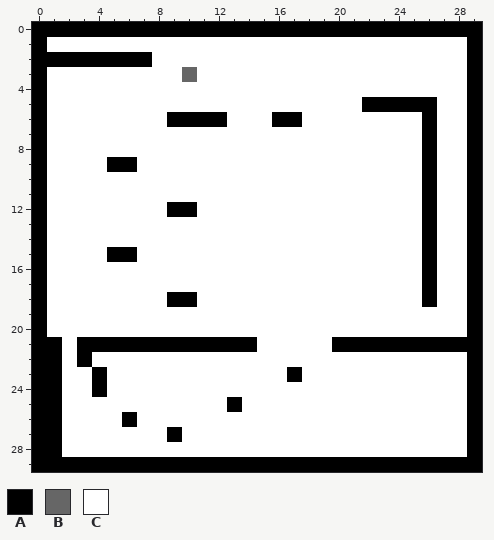
One commit to this pixel-art sprite: res/maps/default.png. That is the earlier state.
The file is 30x30 pixels.
Palette (. is transparent): A #000000  B #666666  C #ffffff
Pixels before, first column x 0:
 0 AAAAAAAAAAAAAAAAAAAAAAAAAAAAAA
 1 ACCCCCCCCCCCCCCCCCCCCCCCCCCCCA
 2 AAAAAAAACCCCCCCCCCCCCCCCCCCCCA
 3 ACCCCCCCCCBCCCCCCCCCCCCCCCCCCA
 4 ACCCCCCCCCCCCCCCCCCCCCCCCCCCCA
 5 ACCCCCCCCCCCCCCCCCCCCCAAAAACCA
 6 ACCCCCCCCAAAACCCAACCCCCCCCACCA
 7 ACCCCCCCCCCCCCCCCCCCCCCCCCACCA
 8 ACCCCCCCCCCCCCCCCCCCCCCCCCACCA
 9 ACCCCAACCCCCCCCCCCCCCCCCCCACCA
10 ACCCCCCCCCCCCCCCCCCCCCCCCCACCA
11 ACCCCCCCCCCCCCCCCCCCCCCCCCACCA
12 ACCCCCCCCAACCCCCCCCCCCCCCCACCA
13 ACCCCCCCCCCCCCCCCCCCCCCCCCACCA
14 ACCCCCCCCCCCCCCCCCCCCCCCCCACCA
15 ACCCCAACCCCCCCCCCCCCCCCCCCACCA
16 ACCCCCCCCCCCCCCCCCCCCCCCCCACCA
17 ACCCCCCCCCCCCCCCCCCCCCCCCCACCA
18 ACCCCCCCCAACCCCCCCCCCCCCCCACCA
19 ACCCCCCCCCCCCCCCCCCCCCCCCCCCCA
20 ACCCCCCCCCCCCCCCCCCCCCCCCCCCCA
21 AACAAAAAAAAAAAACCCCCAAAAAAAAAA
22 AACACCCCCCCCCCCCCCCCCCCCCCCCCA
23 AACCACCCCCCCCCCCCACCCCCCCCCCCA
24 AACCACCCCCCCCCCCCCCCCCCCCCCCCA
25 AACCCCCCCCCCCACCCCCCCCCCCCCCCA
26 AACCCCACCCCCCCCCCCCCCCCCCCCCCA
27 AACCCCCCCACCCCCCCCCCCCCCCCCCCA
28 AACCCCCCCCCCCCCCCCCCCCCCCCCCCA
29 AAAAAAAAAAAAAAAAAAAAAAAAAAAAAA
New version:
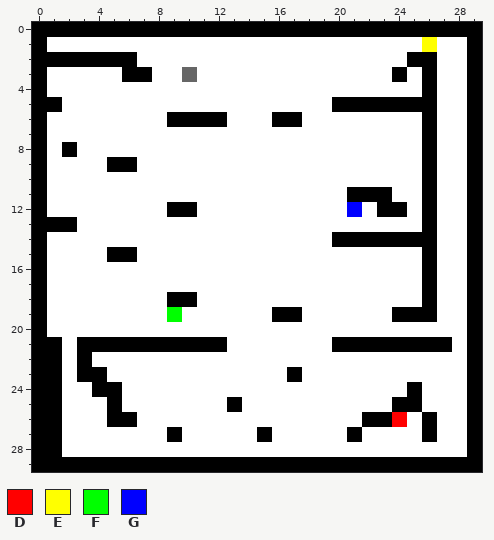
Colours new in this view: D #ff0000  E #ffff00  F #00ff00  G #0000ff
Changes in this commit:
{"y":1,"x":26,"old":"C","new":"E"}
{"y":2,"x":7,"old":"A","new":"C"}
{"y":2,"x":25,"old":"CC","new":"AA"}
{"y":3,"x":6,"old":"CC","new":"AA"}
{"y":3,"x":24,"old":"C","new":"A"}
{"y":3,"x":26,"old":"C","new":"A"}
{"y":4,"x":26,"old":"C","new":"A"}
{"y":5,"x":1,"old":"C","new":"A"}
{"y":5,"x":20,"old":"CC","new":"AA"}
{"y":8,"x":2,"old":"C","new":"A"}
{"y":11,"x":21,"old":"CCC","new":"AAA"}
{"y":12,"x":21,"old":"C","new":"G"}
{"y":12,"x":23,"old":"CC","new":"AA"}
{"y":13,"x":1,"old":"CC","new":"AA"}
{"y":14,"x":20,"old":"CCCCCC","new":"AAAAAA"}
{"y":19,"x":9,"old":"C","new":"F"}
{"y":19,"x":16,"old":"CC","new":"AA"}
{"y":19,"x":24,"old":"CCC","new":"AAA"}
{"y":21,"x":13,"old":"AA","new":"CC"}
{"y":21,"x":28,"old":"A","new":"C"}
{"y":23,"x":3,"old":"C","new":"A"}
{"y":24,"x":5,"old":"C","new":"A"}
{"y":24,"x":25,"old":"C","new":"A"}
{"y":25,"x":5,"old":"C","new":"A"}
{"y":25,"x":24,"old":"CC","new":"AA"}
{"y":26,"x":5,"old":"C","new":"A"}
{"y":26,"x":22,"old":"CCC","new":"AAD"}
{"y":26,"x":26,"old":"C","new":"A"}
{"y":27,"x":15,"old":"C","new":"A"}
{"y":27,"x":21,"old":"C","new":"A"}
{"y":27,"x":26,"old":"C","new":"A"}
